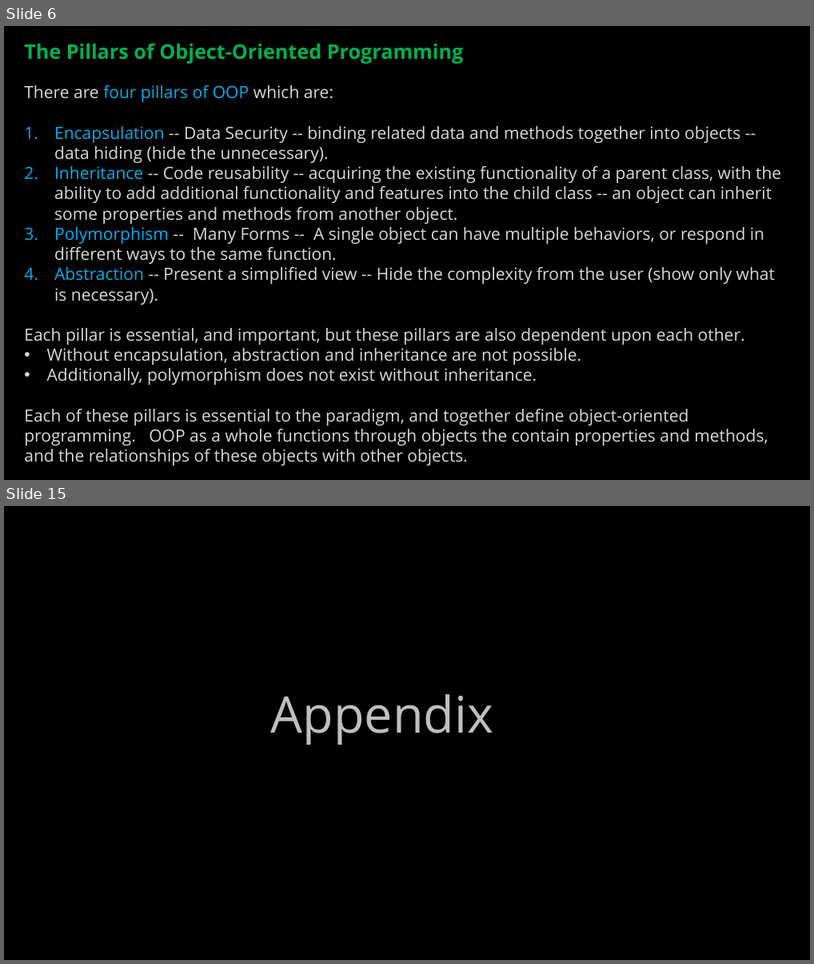
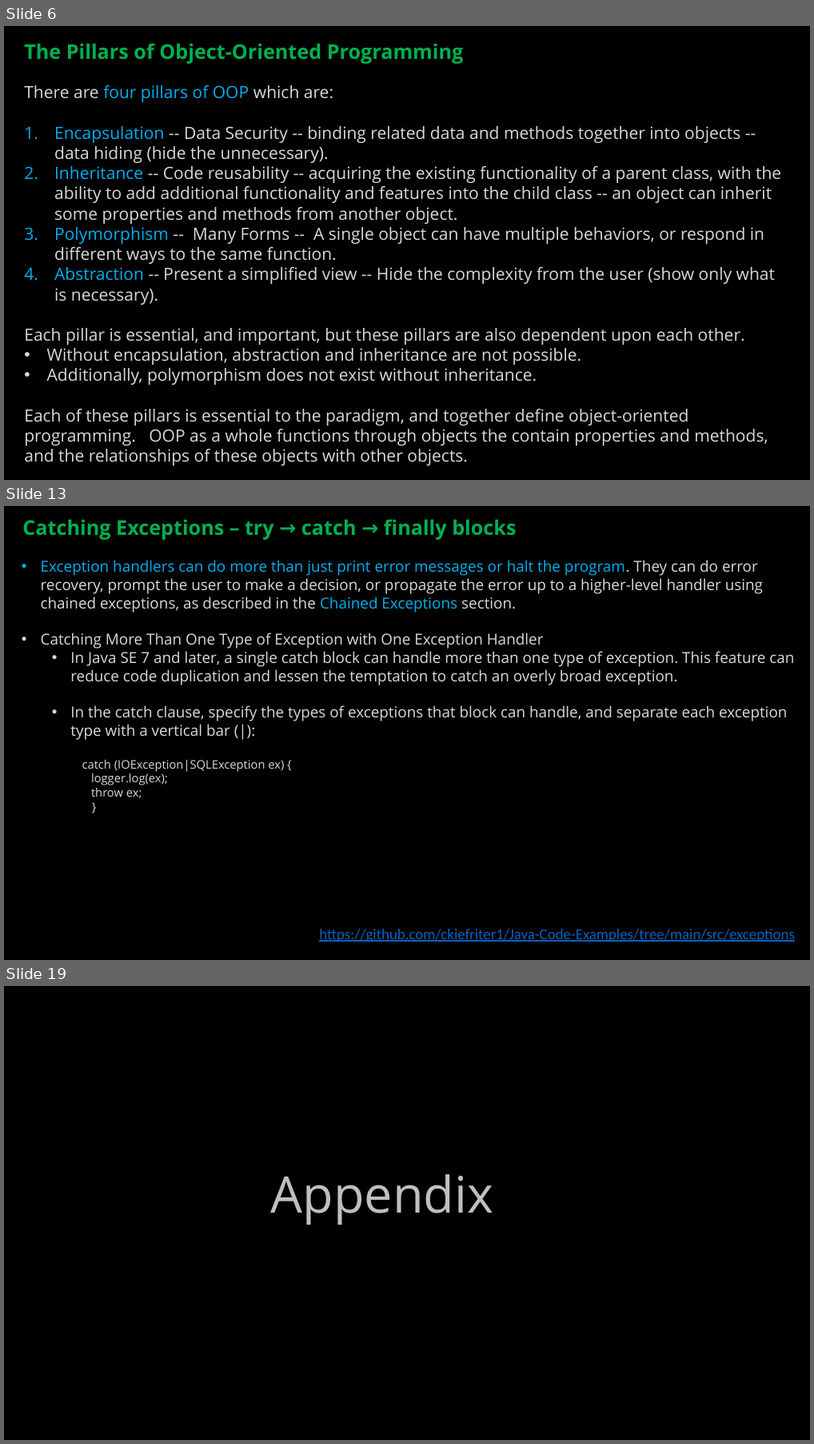
Before and after one commit to ckiefriter1/PT-BESD, a slide deck: Week5/BESD Week 5.pptx. Shown one above the other, each under a label of ours: slides 6 and 15 before the commit, slides 6, 13 and 19 after it; the slides between them are not shown. The pictures are 814x964 and 814x1444 pixels, drawn with LibreOffice and Linux fonts; fonts in the diff are those of the drawing. Boxes give left, top, right and bottom in pixels: in the first picture for what was removed or moved away, otherwise in the second. Text is boxed around its words. In the diff, an @@ line names an element or a change of style, - is before the commit and + after.

```diff
--- a/Week5/BESD Week 5.pptx
+++ b/Week5/BESD Week 5.pptx
@@ slide 13 added at [4, 506, 810, 960], background #000000 @@
@@ text added at [22, 519, 516, 540], 24 pt, text #00B050, bold @@
+Catching Exceptions – try → catch → finally blocks
@@ text added at [41, 560, 794, 798], 18 pt, text #D9D9D9 @@
+• Exception handlers can do more than just print error messages or halt the program. They can do error recovery, prompt the user to make a decision, or propagate the error up to a higher-level handler using chained exceptions, as described in the Chained Exceptions section.
+• Catching More Than One Type of Exception with One Exception Handler
+  • In Java SE 7 and later, a single catch block can handle more than one type of exception. This feature can reduce code duplication and lessen the temptation to catch an overly broad exception.
+  • In the catch clause, specify the types of exceptions that block can handle, and separate each exception type with a vertical bar (|):
+catch (IOException|SQLException ex) {
+logger.log(ex);
+throw ex;
+}
@@ text added at [319, 928, 795, 941], 18 pt, text #0563C1, underline @@
+https://github.com/ckiefriter1/Java-Code-Examples/tree/main/src/exceptions
@@ what was slide 15 is now slide 19 @@
```
Also in this commit, not shown: 1 slide changed, 10 other slides added, 7 slides removed.
